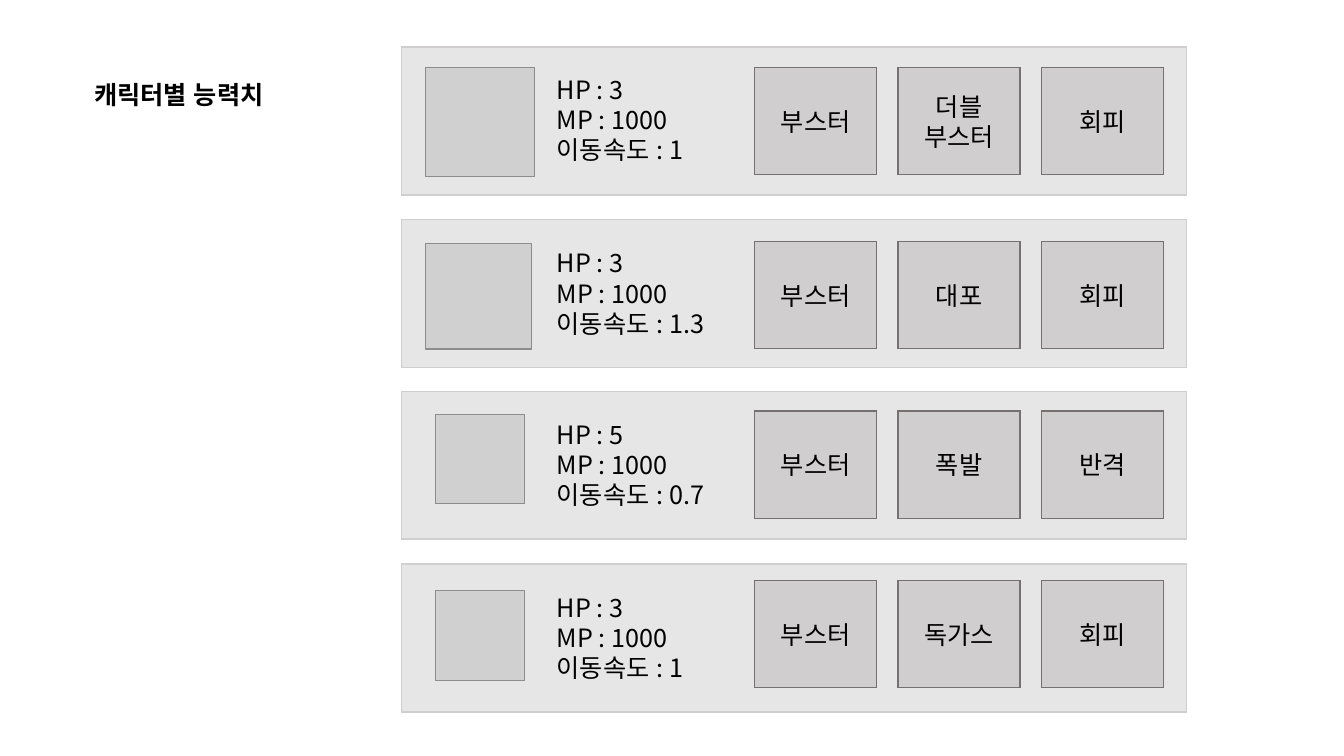
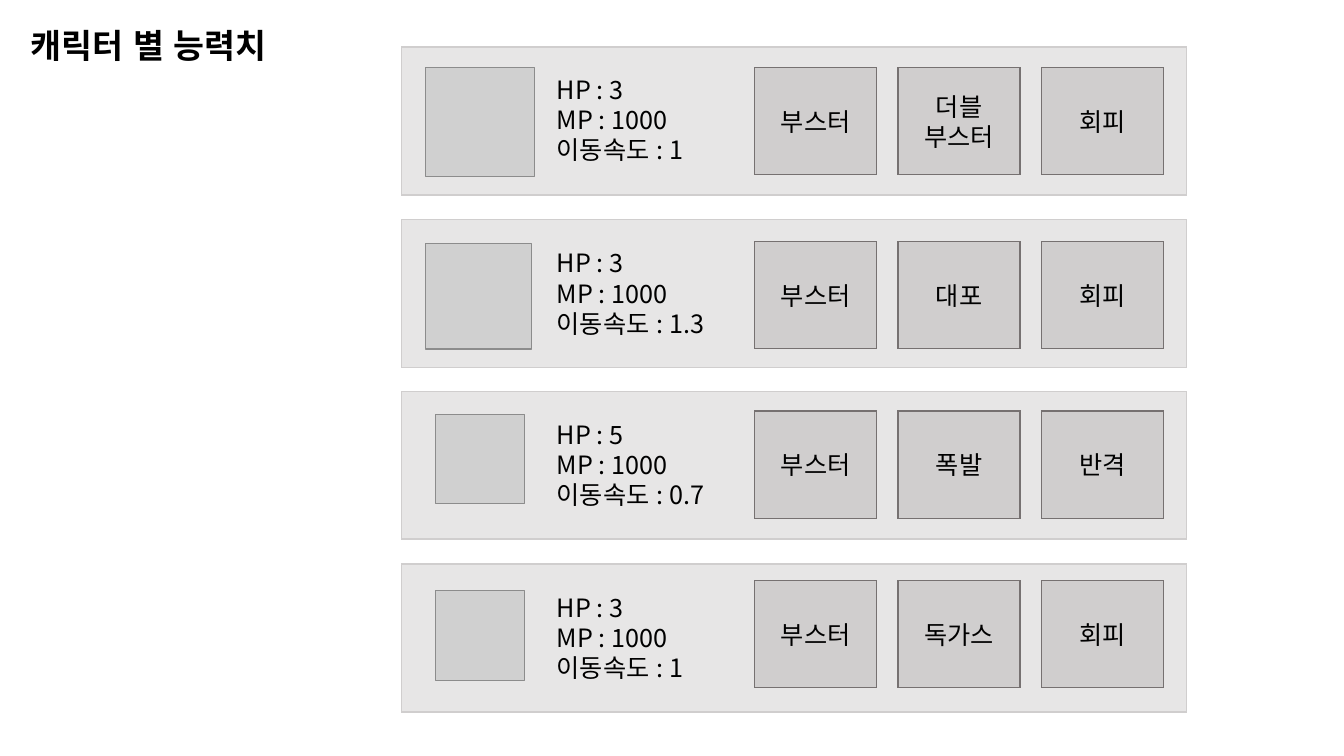
Before and after one commit to penspanic/ITWGamejam, a slide deck: slide 18 of Plan/Rocketman_씬&스킬구성.pptx (slide 14 before the commit). Drawn at 1344x756 pixels with LibreOffice and Linux fonts; fonts in the diff are those of the drawing; grey boxes stand for pictures. Boxes give left, top, right and bottom in pixels: in the first picture for what was removed or moved away, otherwise in the second. Text is boxed around its words. In the diff, an @@ line names an element or a change of style, - is before the commit and + after.

```diff
--- a/Plan/Rocketman_씬&스킬구성.pptx
+++ b/Plan/Rocketman_씬&스킬구성.pptx
@@ text at (x1=31, y1=29, x2=266, y2=61): text changed; size 18 to 24 pt @@
-캐릭터별 능력치
+캐릭터 별 능력치
```
Also in this commit, not shown: 3 other slides changed, 4 slides added, 1 other file.
